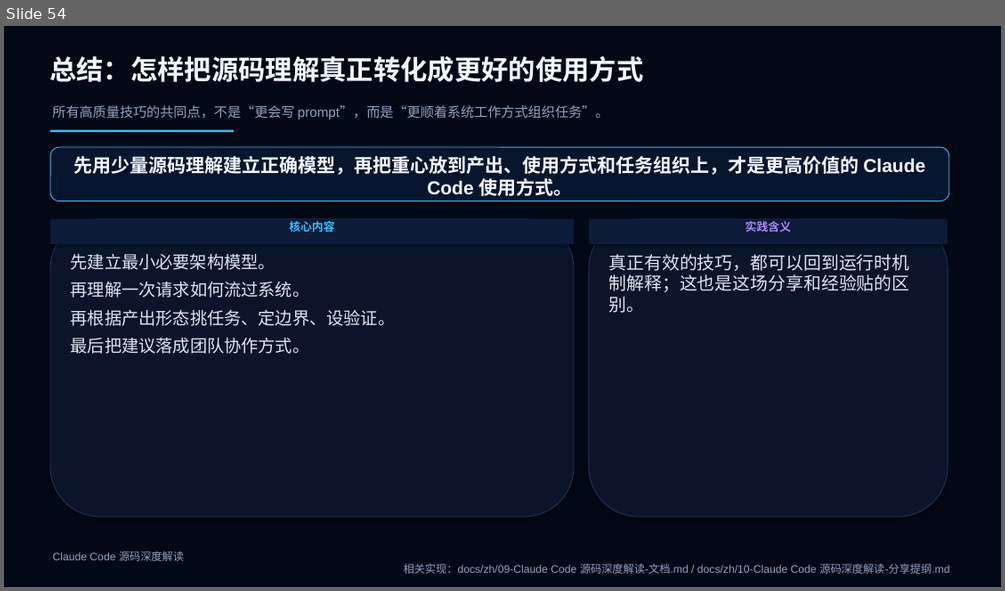
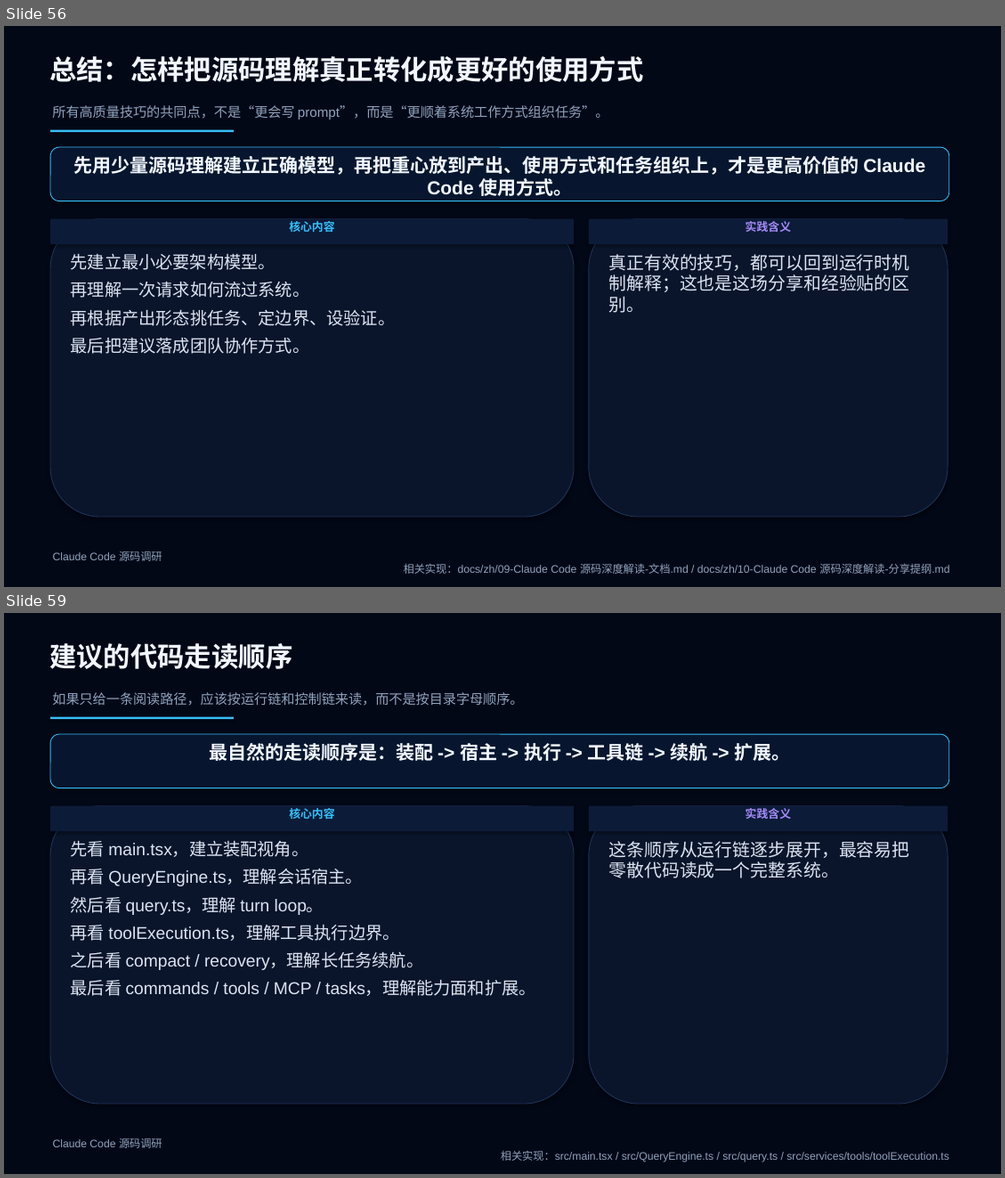
Before and after one commit to boboliu-1010/ccode, a slide deck: docs/zh/10-Claude Code 源码深度解读.pptx. Shown one above the other, each under a label of ours: slide 54 before the commit, slides 56 and 59 after it; the slides between them are not shown. The pictures are 1005x591 and 1005x1178 pixels, drawn with LibreOffice and Linux fonts; fonts in the diff are those of the drawing. Boxes give left, top, right and bottom in pixels: in the first picture for what was removed or moved away, otherwise in the second. Text is boxed around its words. In the diff, an @@ line names an element or a change of style, - is before the commit and + after.

```diff
--- a/docs/zh/10-Claude Code 源码深度解读.pptx
+++ b/docs/zh/10-Claude Code 源码深度解读.pptx
@@ slide 59 added at <box>4,613,1001,1174</box>, background #030817 @@
@@ text added at <box>49,643,292,669</box>, 26 pt, text #F2F7FF, bold @@
+建议的代码走读顺序
@@ text added at <box>52,692,523,706</box>, 13 pt, text #90A2BC @@
+如果只给一条阅读路径，应该按运行链和控制链来读，而不是按目录字母顺序。
@@ rectangle added at <box>50,717,234,719</box>, fill #38BDF8 @@
@@ rounded rectangle added at <box>50,734,949,788</box>, fill #07162E, outline #38BDF8 0.75 pt, 18 pt, text #F2F7FF, bold @@
+最自然的走读顺序是：装配 -> 宿主 -> 执行 -> 工具链 -> 续航 -> 扩展。
@@ rounded rectangle added at <box>50,806,574,1103</box>, fill #0A152B, outline #20345A 0.75 pt @@
@@ rectangle added at <box>50,806,574,831</box>, fill #0C1B38, 11 pt, text #38BDF8, bold @@
+核心内容
@@ rounded rectangle added at <box>589,806,947,1103</box>, fill #0A152B, outline #20345A 0.75 pt @@
@@ rectangle added at <box>589,806,947,831</box>, fill #0C1B38, 11 pt, text #A78BFA, bold @@
+实践含义
@@ text added at <box>71,841,536,996</box>, 16.5 pt, text #DCE4F2 @@
+先看 main.tsx，建立装配视角。
+再看 QueryEngine.ts，理解会话宿主。
+然后看 query.ts，理解 turn loop。
+再看 toolExecution.ts，理解工具执行边界。
+之后看 compact / recovery，理解长任务续航。
+最后看 commands / tools / MCP / tasks，理解能力面和扩展。
@@ text added at <box>609,841,910,878</box>, 17 pt, text #DCE4F2 @@
+这条顺序从运行链逐步展开，最容易把零散代码读成一个完整系统。
@@ text added at <box>53,1138,949,1162</box>, 10.5 pt, text #90A2BC @@
+Claude Code 源码调研
+相关实现：src/main.tsx / src/QueryEngine.ts / src/query.ts / src/services/tools/toolExecution.ts
@@ what was slide 54 is now slide 56 @@
@@ slide 56 changed as well @@
@@ text at <box>53,551,162,561</box>: text changed @@
-Claude Code 源码深度解读
+Claude Code 源码调研
```
Also in this commit, not shown: 53 other slides changed, 5 other slides added, 1 other file.
